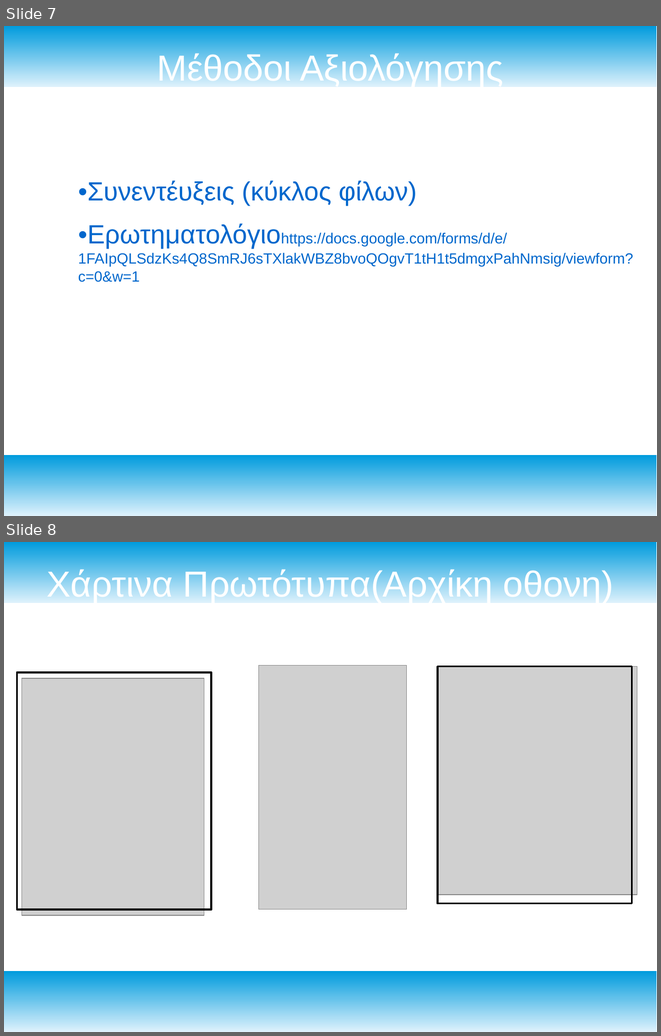
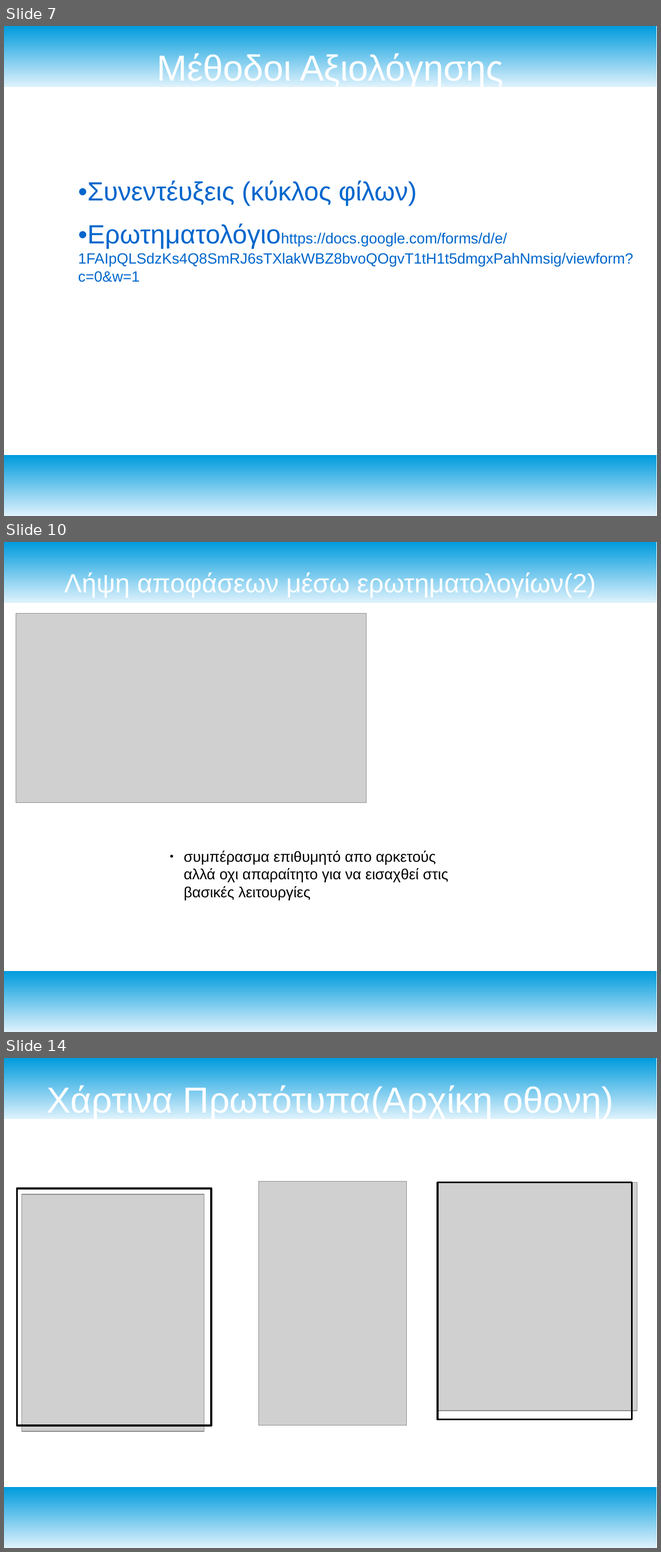
Before and after one commit to billk97/Human-Computer-Interaction, a slide deck: Εργασία Επικοινωνίας Ανθρώπου-Υπολογιστή/Παρουσιαση.odp. Shown one above the other, each under a label of ours: slides 7 and 8 before the commit, slides 7, 10 and 14 after it; the slides between them are not shown. The pictures are 661x1036 and 661x1552 pixels, drawn with LibreOffice and Linux fonts; fonts in the diff are those of the drawing; grey boxes stand for pictures. Boxes give left, top, right and bottom in pixels: in the first picture for what was removed or moved away, otherwise in the second. Text is boxed around its words. In the diff, an @@ line names an element or a change of style, - is before the commit and + after.

```diff
--- a/Εργασία Επικοινωνίας Ανθρώπου-Υπολογιστή/Παρουσιαση.odp
+++ b/Εργασία Επικοινωνίας Ανθρώπου-Υπολογιστή/Παρουσιαση.odp
@@ slide 10 added at [4, 542, 657, 1032], background #FFFFFF; not listed: 2 template elements that a slide beside it also shows @@
@@ title added at [64, 572, 596, 598], 32 pt, text #FFFFFF @@
+Λήψη αποφάσεων μέσω ερωτηματολογίων(2)
@@ picture added at [16, 613, 366, 803] @@
@@ text added at [184, 850, 448, 900], 18 pt, text #000000 @@
+● συμπέρασμα επιθυμητό απο αρκετούς αλλά οχι απαραίτητο για να εισαχθεί στις βασικές λειτουργίες
@@ what was slide 8 is now slide 14 @@
```
Also in this commit, not shown: 1 slide changed, 5 other slides added.
